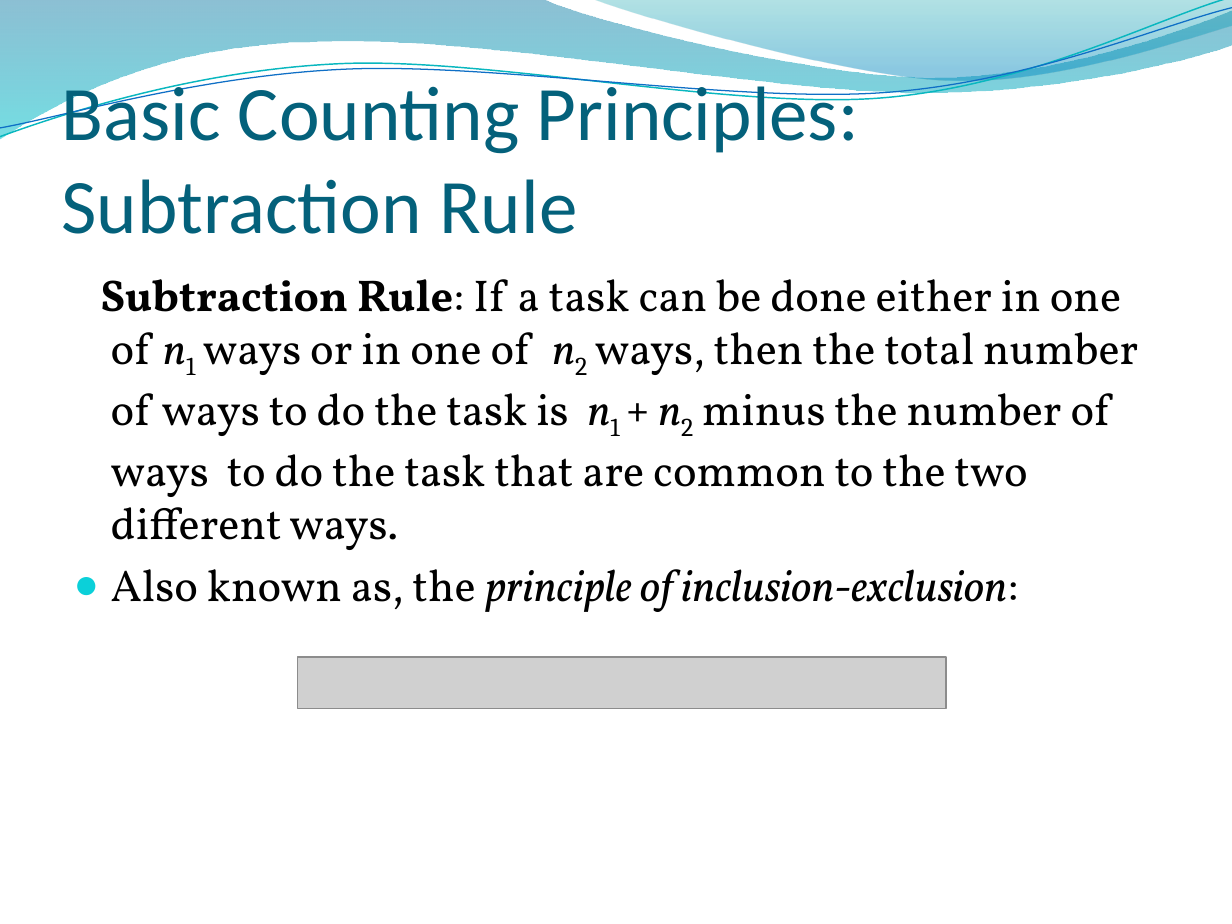
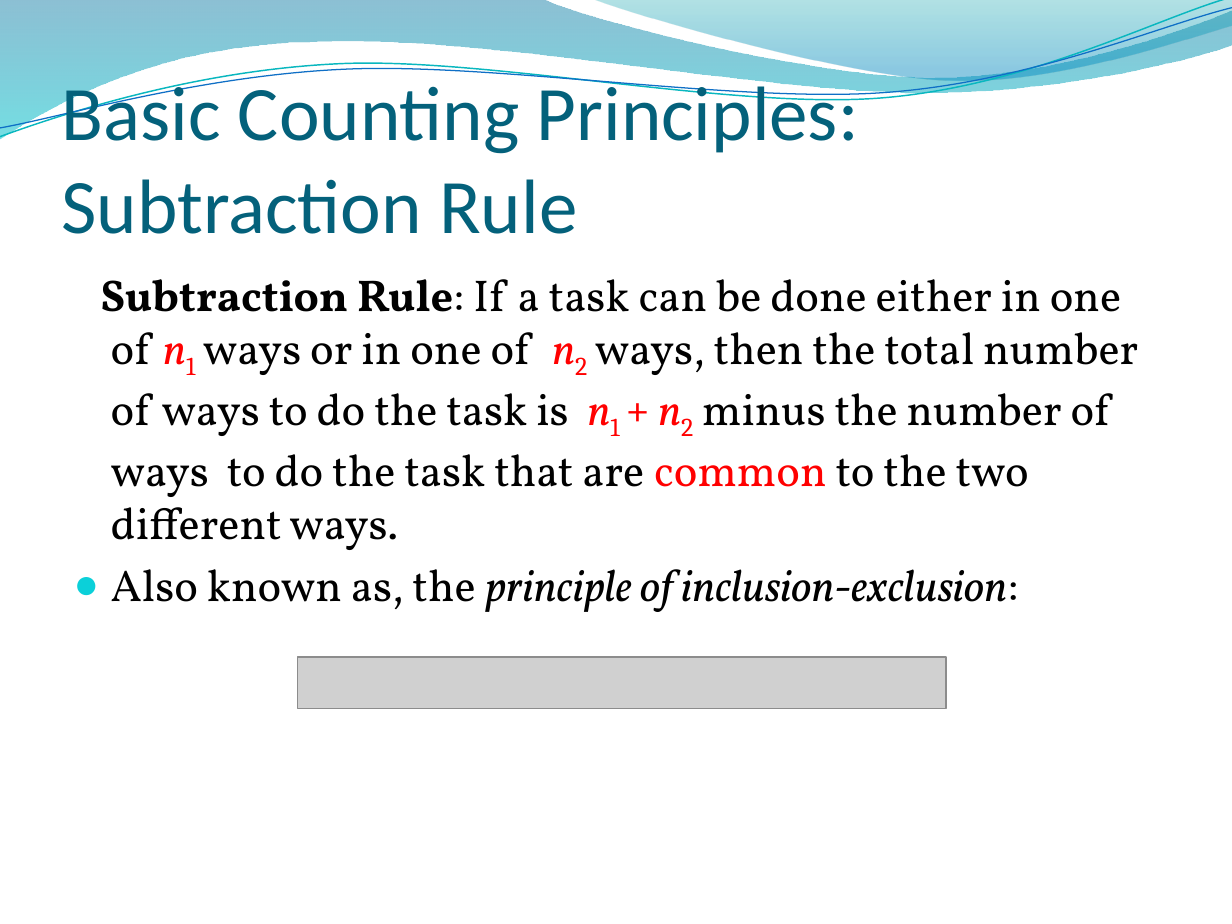
Before and after one commit to lin-chen-GA/lin-chen-GA.github.io, a slide deck: slide 19 of cs2620/slides/cs2620_notes6.pptx (slide 18 before the commit). Drawn at 1232x924 pixels with LibreOffice and Linux fonts; fonts in the diff are those of the drawing; grey boxes stand for pictures; background and template pictures are left out. Boxes give left, top, right and bottom in pixels: in the first picture for what was removed or moved away, otherwise in the second. Text is boxed around its words. In the diff, an @@ line names an element or a change of style, - is before the commit and + after.

```diff
--- a/cs2620/slides/cs2620_notes6.pptx
+++ b/cs2620/slides/cs2620_notes6.pptx
@@ text at [100, 279, 1138, 550]: text colour #000000 to #FF0000 in "n1 n2 n1 + n2 common" @@
```
Also in this commit, not shown: 2 other slides changed, 1 slide added.
